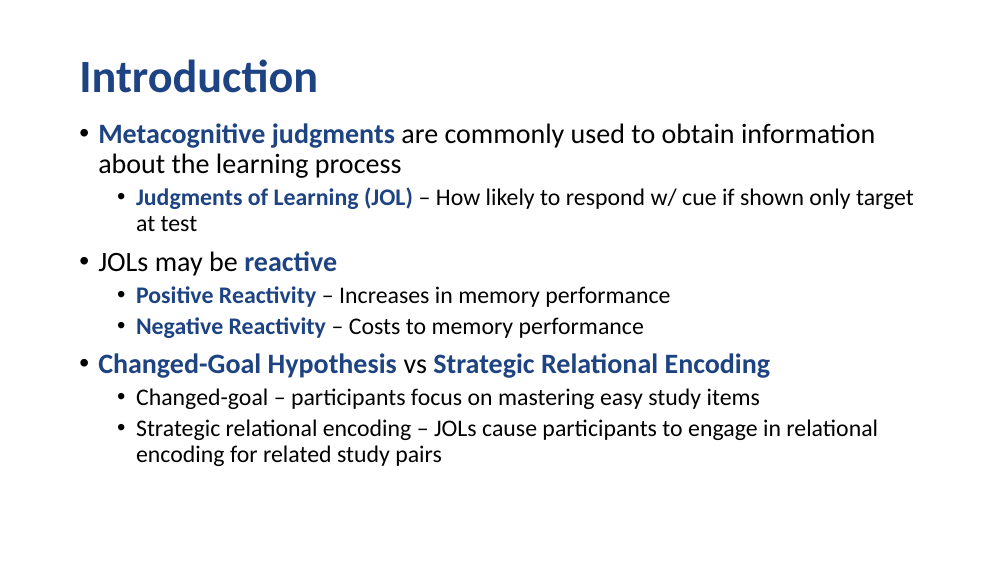
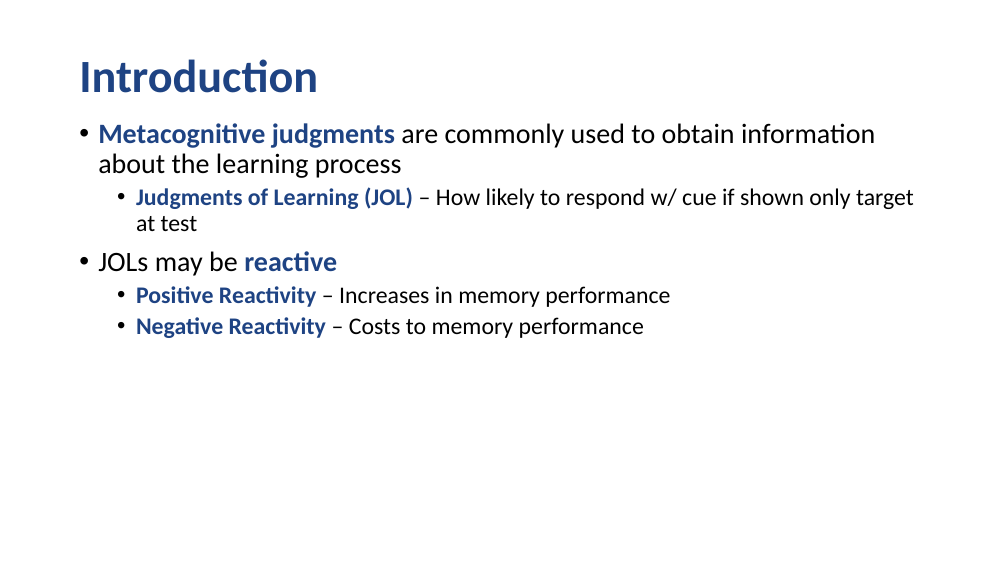
Before and after one commit to npm27/JOL-Reactivity-1, a slide deck: slide 2 of 6 Presentations/JOL Reactivity.pptx. Drawn at 1008x567 pixels with LibreOffice and Linux fonts; fonts in the diff are those of the drawing. Boxes give left, top, right and bottom in pixels: in the first picture for what was removed or moved away, otherwise in the second. Text is boxed around its words. In the diff, an @@ line names an element or a change of style, - is before the commit and + after.

```diff
--- a/6 Presentations/JOL Reactivity.pptx
+++ b/6 Presentations/JOL Reactivity.pptx
@@ text at (98, 353, 878, 466): paragraphs removed @@
-• Changed-Goal Hypothesis vs Strategic Relational Encoding
-  • Changed-goal – participants focus on mastering easy study items
-  • Strategic relational encoding – JOLs cause participants to engage in relational encoding for related study pairs
```
Also in this commit, not shown: 1 other slide changed, 1 slide added, 1 slide removed.
